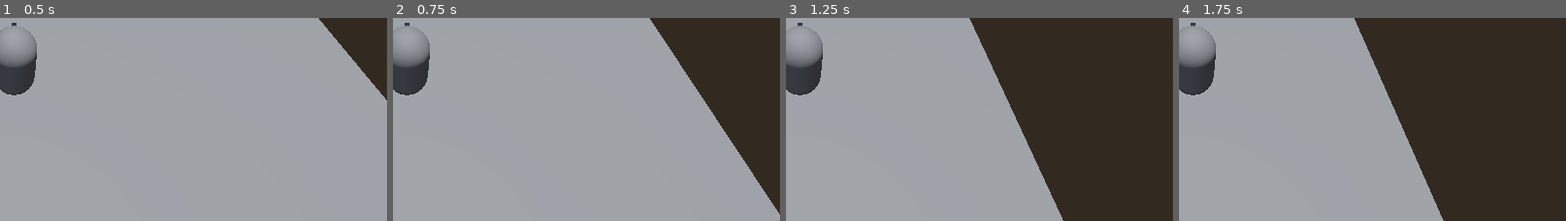
Above: before the commit, frames 1-4 (left to right).
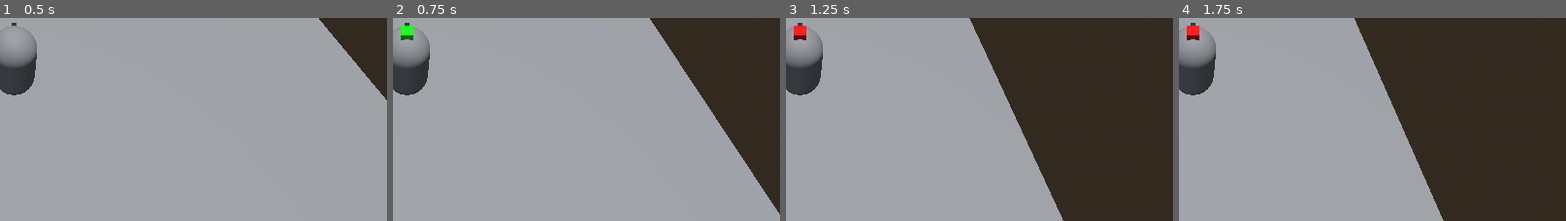
Above: after the commit, the same moments.

Repository: Puppyguarb/MetroidVaniaProjekt
Game: Godot game, scene res://Mane.tscn
Same seed, same stepped clock (60 frames per second), same inputs: the game is played once before the commit and once after it.
Inputs (mouse positions are % of the whole screen's width and height, from its top left):
- Up to frame 1 (0.5 s): no input
- Up to frame 2 (0.75 s): tap Enter (ui_accept) at 0.5 s; move the mouse to (72, 41) at 0.52 s; press the mouse at (72, 41) at 0.53 s; hold Right (ui_right) from 0.53 s (still down)
- Up to frame 3 (1.25 s): keep holding Right (ui_right); tap Enter (ui_accept) at 0.77 s
- Up to frame 4 (1.75 s): move the mouse to (30, 52) at 1.27 s; release Right (ui_right) at 1.28 s; release the mouse at (30, 52) at 1.28 s; hold Down (ui_down) from 1.28 s (still down); click (30, 52) at 1.35 s; tap Enter (ui_accept) at 1.52 s
The pictures show only the part of the screen within x 48-98%, y 41-91%; the shares and areas given below are measured in that part.

Frame 1 is identical in both runs. In frame 2, 0.2% of the frame differs, in the area x 2-6%, y 3-11%; in frame 3, 0.2%; in frame 4, 0.2%.

Commit message:
Added Parrying and Parry Indicators

Diff:
--- a/Actors/Test_character.tscn
+++ b/Actors/Test_character.tscn
@@ -1,7 +1,9 @@
-[gd_scene load_steps=7 format=3 uid="uid://xqgm4im8qfv1"]
+[gd_scene load_steps=11 format=3 uid="uid://xqgm4im8qfv1"]
 
 [ext_resource type="Script" path="res://character_body_3d.gd" id="1_j40xc"]
 [ext_resource type="Script" path="res://camera_3d.gd" id="2_kj52q"]
+[ext_resource type="Material" uid="uid://cg81h1albtdku" path="res://Materials/Green.tres" id="3_yf06v"]
+[ext_resource type="Material" uid="uid://flq8j3d0aw7h" path="res://Materials/Red.tres" id="4_8y12a"]
 
 [sub_resource type="CapsuleShape3D" id="CapsuleShape3D_1is6h"]
 
@@ -13,6 +15,10 @@
 [sub_resource type="CylinderShape3D" id="CylinderShape3D_66fwo"]
 height = 1.89548
 radius = 0.707225
+
+[sub_resource type="BoxMesh" id="BoxMesh_sp7mh"]
+
+[sub_resource type="BoxMesh" id="BoxMesh_k0rbm"]
 
 [node name="CharacterBody3D" type="CharacterBody3D"]
 script = ExtResource("1_j40xc")
@@ -43,4 +49,28 @@
 [node name="CollisionShape3D" type="CollisionShape3D" parent="Area3D"]
 shape = SubResource("CylinderShape3D_66fwo")
 
+[node name="ParryWindowTimer" type="Timer" parent="."]
+unique_name_in_owner = true
+wait_time = 0.5
+one_shot = true
+
+[node name="ParryCdTimer" type="Timer" parent="."]
+unique_name_in_owner = true
+wait_time = 0.75
+one_shot = true
+
+[node name="ParryWindow" type="MeshInstance3D" parent="."]
+transform = Transform3D(0.25, 0, 0, 0, 0.25, 0, 0, 0, 0.25, 0, 1, 0)
+visible = false
+material_override = ExtResource("3_yf06v")
+mesh = SubResource("BoxMesh_sp7mh")
+
+[node name="ParryCoolDown" type="MeshInstance3D" parent="."]
+transform = Transform3D(0.25, 0, 0, 0, 0.25, 0, 0, 0, 0.25, 0, 1, 0)
+visible = false
+material_override = ExtResource("4_8y12a")
+mesh = SubResource("BoxMesh_k0rbm")
+
 [connection signal="body_entered" from="Area3D" to="." method="_on_area_3d_body_entered"]
+[connection signal="timeout" from="ParryWindowTimer" to="." method="_on_parry_window_timer_timeout"]
+[connection signal="timeout" from="ParryCdTimer" to="." method="_on_parry_cd_timer_timeout"]
--- a/character_body_3d.gd
+++ b/character_body_3d.gd
@@ -1,9 +1,10 @@
 extends CharacterBody3D
 
-
+var is_parrying = false
 const SPEED = 5.0
 const JUMP_VELOCITY = 4.5
-
+@onready var parry_window = %ParryWindowTimer
+@onready var parry_cd = %ParryCdTimer
 
 func _physics_process(delta: float) -> void:
 	# Add the gravity.
@@ -31,8 +32,27 @@
 func _on_area_3d_body_entered(body: Node3D) -> void:
 	if body is not Bullet:
 		return
-	await get_tree().create_timer(1).timeout
+	await get_tree().create_timer(0.2).timeout
 	if not body:
 		return
 	if not body.is_queued_for_deletion():
-		body.queue_free()
+		if is_parrying:
+			body.activate_tracking()
+		else:
+			body.queue_free()
+
+func _input(event: InputEvent) -> void:
+	if event.is_action_pressed("Parry") and parry_cd.is_stopped() and parry_window.is_stopped():
+		is_parrying = true
+		$ParryWindow.visible = true
+		print("yoursister")
+		parry_window.start()
+
+func _on_parry_window_timer_timeout() -> void:
+	is_parrying = false
+	$ParryWindow.visible = false
+	$ParryCoolDown.visible = true
+	parry_cd.start()
+
+func _on_parry_cd_timer_timeout() -> void:
+	$ParryCoolDown.visible = false
--- a/project.godot
+++ b/project.godot
@@ -25,6 +25,46 @@
 "res://Terrain/": "blue"
 }
 
+[input]
+
+ui_left={
+"deadzone": 0.5,
+"events": [Object(InputEventKey,"resource_local_to_scene":false,"resource_name":"","device":-1,"window_id":0,"alt_pressed":false,"shift_pressed":false,"ctrl_pressed":false,"meta_pressed":false,"pressed":false,"keycode":0,"physical_keycode":65,"key_label":0,"unicode":97,"location":0,"echo":false,"script":null)
+, Object(InputEventKey,"resource_local_to_scene":false,"resource_name":"","device":0,"window_id":0,"alt_pressed":false,"shift_pressed":false,"ctrl_pressed":false,"meta_pressed":false,"pressed":false,"keycode":4194319,"physical_keycode":0,"key_label":0,"unicode":0,"location":0,"echo":false,"script":null)
+, Object(InputEventJoypadButton,"resource_local_to_scene":false,"resource_name":"","device":0,"button_index":13,"pressure":0.0,"pressed":false,"script":null)
+, Object(InputEventJoypadMotion,"resource_local_to_scene":false,"resource_name":"","device":0,"axis":0,"axis_value":-1.0,"script":null)
+]
+}
+ui_right={
+"deadzone": 0.5,
+"events": [Object(InputEventKey,"resource_local_to_scene":false,"resource_name":"","device":-1,"window_id":0,"alt_pressed":false,"shift_pressed":false,"ctrl_pressed":false,"meta_pressed":false,"pressed":false,"keycode":0,"physical_keycode":68,"key_label":0,"unicode":100,"location":0,"echo":false,"script":null)
+, Object(InputEventKey,"resource_local_to_scene":false,"resource_name":"","device":0,"window_id":0,"alt_pressed":false,"shift_pressed":false,"ctrl_pressed":false,"meta_pressed":false,"pressed":false,"keycode":4194321,"physical_keycode":0,"key_label":0,"unicode":0,"location":0,"echo":false,"script":null)
+, Object(InputEventJoypadButton,"resource_local_to_scene":false,"resource_name":"","device":0,"button_index":14,"pressure":0.0,"pressed":false,"script":null)
+, Object(InputEventJoypadMotion,"resource_local_to_scene":false,"resource_name":"","device":0,"axis":0,"axis_value":1.0,"script":null)
+]
+}
+ui_up={
+"deadzone": 0.5,
+"events": [Object(InputEventKey,"resource_local_to_scene":false,"resource_name":"","device":-1,"window_id":0,"alt_pressed":false,"shift_pressed":false,"ctrl_pressed":false,"meta_pressed":false,"pressed":false,"keycode":0,"physical_keycode":87,"key_label":0,"unicode":119,"location":0,"echo":false,"script":null)
+, Object(InputEventKey,"resource_local_to_scene":false,"resource_name":"","device":0,"window_id":0,"alt_pressed":false,"shift_pressed":false,"ctrl_pressed":false,"meta_pressed":false,"pressed":false,"keycode":4194320,"physical_keycode":0,"key_label":0,"unicode":0,"location":0,"echo":false,"script":null)
+, Object(InputEventJoypadButton,"resource_local_to_scene":false,"resource_name":"","device":0,"button_index":11,"pressure":0.0,"pressed":false,"script":null)
+, Object(InputEventJoypadMotion,"resource_local_to_scene":false,"resource_name":"","device":0,"axis":1,"axis_value":-1.0,"script":null)
+]
+}
+ui_down={
+"deadzone": 0.5,
+"events": [Object(InputEventKey,"resource_local_to_scene":false,"resource_name":"","device":-1,"window_id":0,"alt_pressed":false,"shift_pressed":false,"ctrl_pressed":false,"meta_pressed":false,"pressed":false,"keycode":0,"physical_keycode":83,"key_label":0,"unicode":115,"location":0,"echo":false,"script":null)
+, Object(InputEventKey,"resource_local_to_scene":false,"resource_name":"","device":0,"window_id":0,"alt_pressed":false,"shift_pressed":false,"ctrl_pressed":false,"meta_pressed":false,"pressed":false,"keycode":4194322,"physical_keycode":0,"key_label":0,"unicode":0,"location":0,"echo":false,"script":null)
+, Object(InputEventJoypadButton,"resource_local_to_scene":false,"resource_name":"","device":0,"button_index":12,"pressure":0.0,"pressed":false,"script":null)
+, Object(InputEventJoypadMotion,"resource_local_to_scene":false,"resource_name":"","device":0,"axis":1,"axis_value":1.0,"script":null)
+]
+}
+Parry={
+"deadzone": 0.5,
+"events": [Object(InputEventMouseButton,"resource_local_to_scene":false,"resource_name":"","device":-1,"window_id":0,"alt_pressed":false,"shift_pressed":false,"ctrl_pressed":false,"meta_pressed":false,"button_mask":1,"position":Vector2(478, 16),"global_position":Vector2(487, 62),"factor":1.0,"button_index":1,"canceled":false,"pressed":true,"double_click":false,"script":null)
+]
+}
+
 [rendering]
 
 renderer/rendering_method="gl_compatibility"
--- a/spittah.gd
+++ b/spittah.gd
@@ -13,6 +13,17 @@
 
 func _on_timer_timeout() -> void:
 	var bullet = BULLET.instantiate()
+	bullet.origin = self
 	get_parent().add_child(bullet)
 	bullet.global_position = self.global_position
 	bullet.apply_central_force(Vector3(0,0,420))
+
+
+func _on_area_3d_body_entered(body: Node3D) -> void:
+	if body is not Bullet:
+		return
+	if not body:
+		return
+	if body.is_tracking and not body.is_queued_for_deletion():
+		body.queue_free()
+		print("youdad")
--- a/spittah.tscn
+++ b/spittah.tscn
@@ -1,8 +1,10 @@
-[gd_scene load_steps=3 format=3 uid="uid://b6lxmc6t5c1i8"]
+[gd_scene load_steps=4 format=3 uid="uid://b6lxmc6t5c1i8"]
 
 [ext_resource type="Script" path="res://spittah.gd" id="1_0v3w8"]
 
 [sub_resource type="PrismMesh" id="PrismMesh_m4vh1"]
+
+[sub_resource type="BoxShape3D" id="BoxShape3D_60wqx"]
 
 [node name="MeshInstance3D2" type="MeshInstance3D"]
 transform = Transform3D(1, 0, 0, 0, -4.37114e-08, -1, 0, 1, -4.37114e-08, 0, 0, 0)
@@ -13,4 +15,12 @@
 wait_time = 2.0
 autostart = true
 
+[node name="Area3D" type="Area3D" parent="."]
+collision_layer = 0
+collision_mask = 2
+
+[node name="CollisionShape3D" type="CollisionShape3D" parent="Area3D"]
+shape = SubResource("BoxShape3D_60wqx")
+
 [connection signal="timeout" from="Timer" to="." method="_on_timer_timeout"]
+[connection signal="body_entered" from="Area3D" to="." method="_on_area_3d_body_entered"]
--- a/spittah_bullet.gd
+++ b/spittah_bullet.gd
@@ -1,7 +1,7 @@
 class_name Bullet
 extends RigidBody3D
-
-
+var origin = null
+var is_tracking = false
 # Called when the node enters the scene tree for the first time.
 func _ready() -> void:
 	pass # Replace with function body.
@@ -10,3 +10,14 @@
 # Called every frame. 'delta' is the elapsed time since the previous frame.
 func _process(delta: float) -> void:
 	pass
+
+func activate_tracking():
+	is_tracking = true
+	print("yourmom")
+
+func _physics_process(delta: float) -> void:
+	if !is_tracking:
+		return
+	var dir:Vector3 = origin.global_position-global_position
+	dir=dir.normalized()
+	set_linear_velocity(dir*10)
